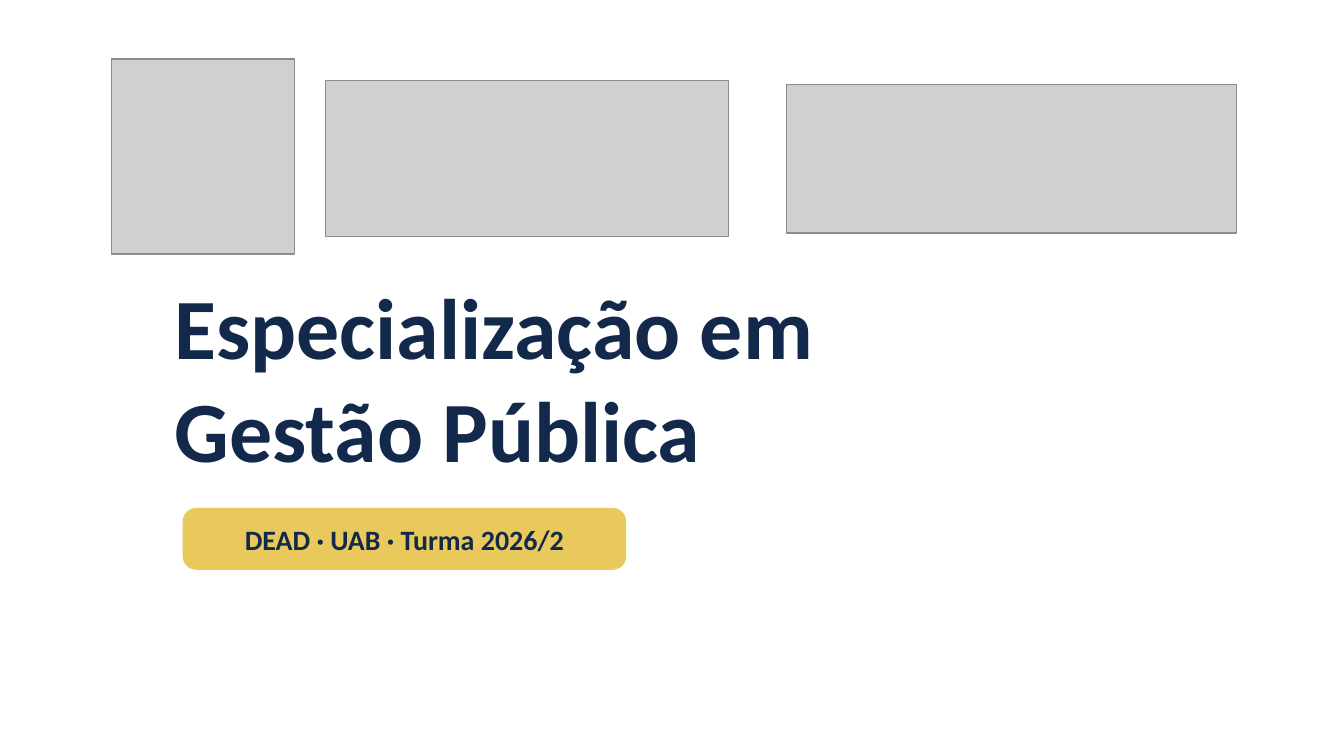
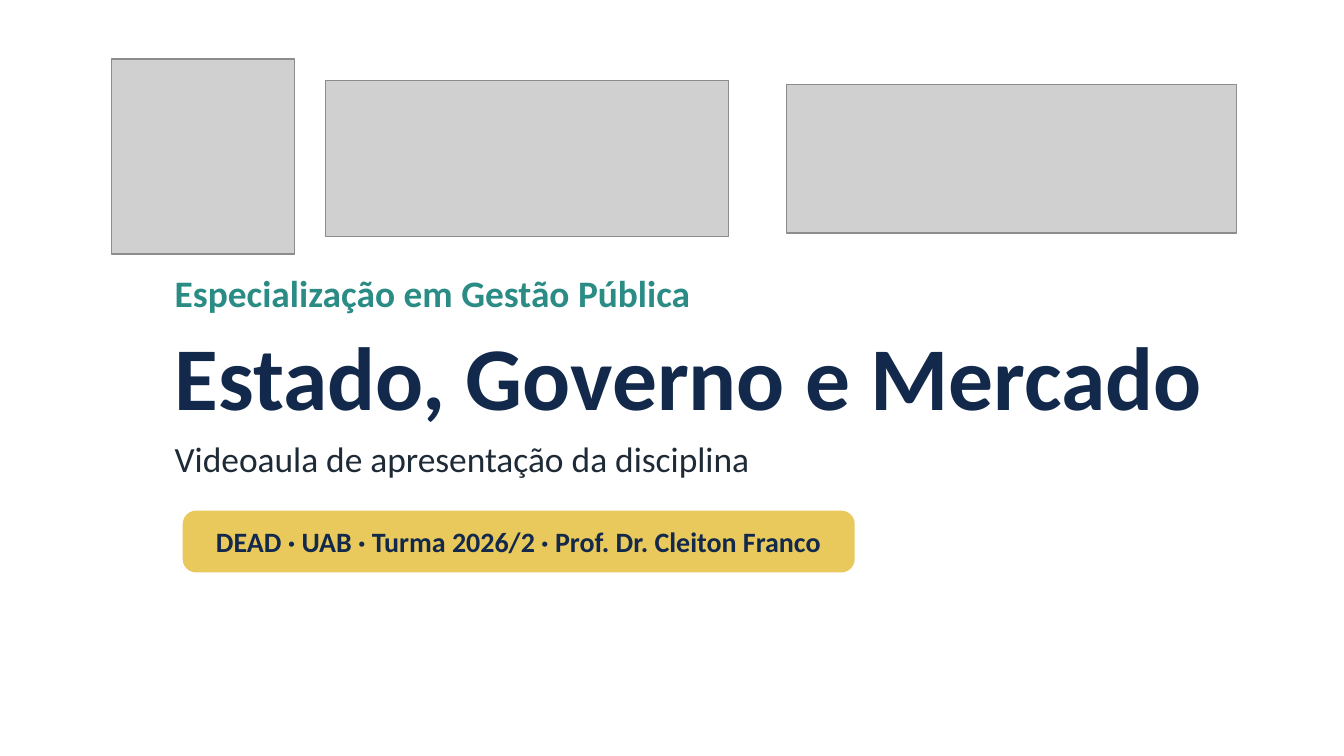
Before and after one commit to cleitonfranco74/gestao_publica, a slide deck: slide 1 of disciplina-01-estado-governo-mercado/materiais/00_Videoaula_de_Apresentacao.pptx. Drawn at 1344x756 pixels with LibreOffice and Linux fonts; fonts in the diff are those of the drawing; grey boxes stand for pictures; background and template pictures are left out. Boxes give left, top, right and bottom in pixels: in the first picture for what was removed or moved away, otherwise in the second. Text is boxed around its words. In the diff, an @@ line names an element or a change of style, - is before the commit and + after.

```diff
--- a/disciplina-01-estado-governo-mercado/materiais/00_Videoaula_de_Apresentacao.pptx
+++ b/disciplina-01-estado-governo-mercado/materiais/00_Videoaula_de_Apresentacao.pptx
@@ text at box(175, 280, 690, 314): text changed; size 46 to 20 pt; text colour #13294B to #2A8C85 @@
-Especialização em
-Gestão Pública
+Especialização em Gestão Pública
@@ text added at box(175, 347, 1202, 422), 48 pt, text #13294B, bold @@
+Estado, Governo e Mercado
@@ text added at box(175, 447, 749, 478), 19 pt, text #1F2A37 @@
+Videoaula de apresentação da disciplina
@@ rounded rectangle "DEAD · UAB · Turma ...": place and size @@
-rounded rectangle "DEAD · UAB · Turma ..." at box(183, 508, 626, 570)
+rounded rectangle "DEAD · UAB · Turma ..." at box(183, 511, 855, 573)
@@ text in rounded rectangle at box(216, 532, 821, 554): text changed @@
-DEAD · UAB · Turma 2026/2
+DEAD · UAB · Turma 2026/2 · Prof. Dr. Cleiton Franco
```
Also in this commit, not shown: 12 other slides changed, 24 other files.
